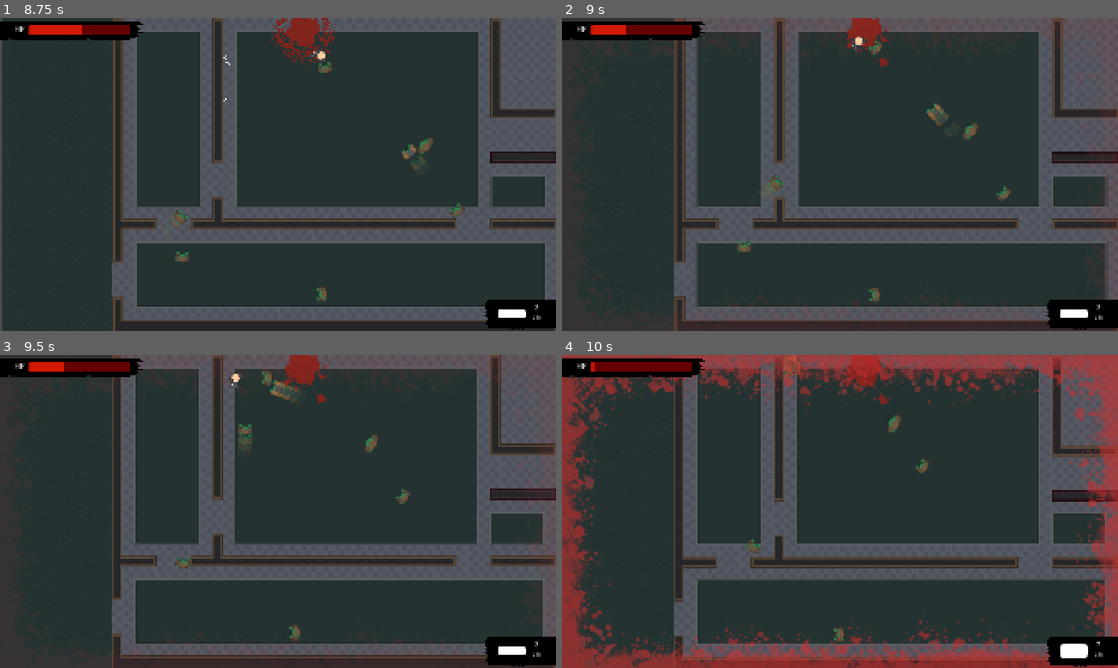
Above: before the commit, frames 1-4 (two rows, left to right).
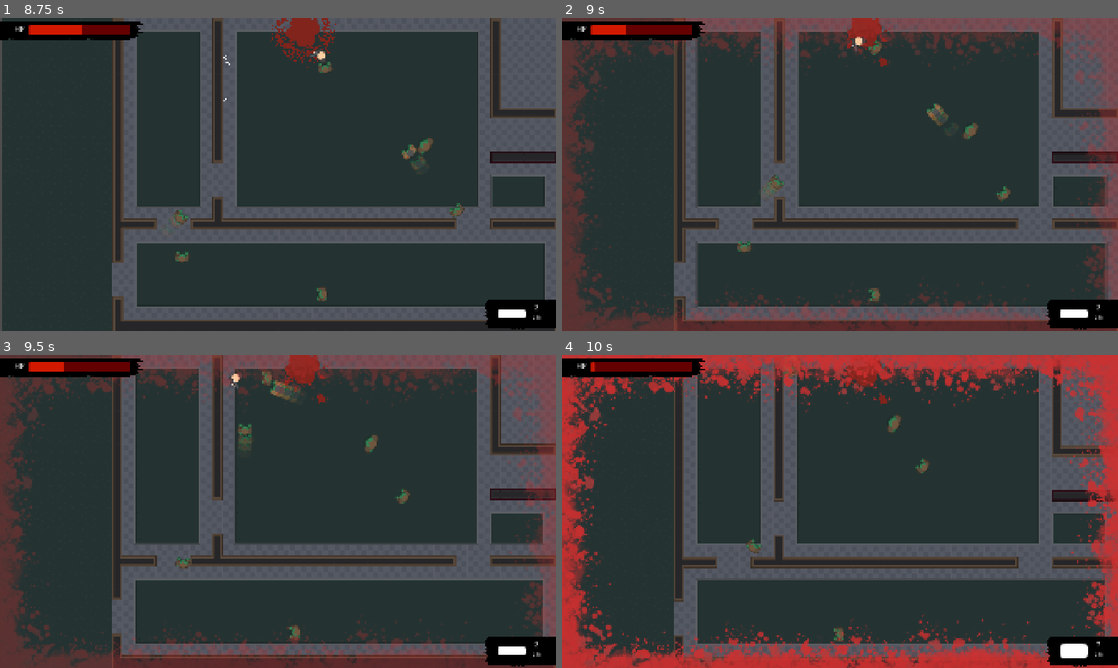
Above: after the commit, the same moments.

Repository: noor-shalaby/velvet-venom
Game: Godot game, scene res://scenes/levels/test_level1_base.tscn
Two runs of this game, one before a commit and one after it. Both use one fixed random seed, a clock stepped at 60 frames per second and the inputs below. This scene is started directly instead of the project's main scene. Sound files missing from this copy of the repository are replaced by a short silence.
Inputs (mouse positions are in pixels of both pictures, inside the frame that each line leads up to):
- Up to frame 1 (8.75 s): tap Enter (ui_accept) at 0.5, 0.77, 1.52, 3.02, 3.77, 4.52, 6.02, 6.77, 7.52 s; move the mouse to (250, 237) at 0.52 s; hold Shift (dash) 0.53-1.28 s; hold Up (ui_up) 0.53-2.03 s; move the mouse to (444, 221) at 1.27 s; click (444, 221) at 1.35 s; move the mouse to (111, 127) at 2.02 s; hold Right mouse button (fire_alt) 2.03-2.78 s; hold A (left) 2.03-3.53 s; move the mouse to (305, 174) at 2.77 s; tap 1 (gun) at 2.85 s; move the mouse to (194, 96) at 3.52 s; hold S (down) 3.53-4.28 s; hold 2 (machinegun) 3.53-4.28 s; move the mouse to (400, 158) at 4.27 s; hold D (right) 4.28-5.03 s; tap Mouse wheel down (scroll_down) at 4.35 s; move the mouse to (166, 190) at 5.02 s; hold Up (ui_up) 5.03-5.78 s; hold Mouse wheel up (scroll_up) 5.03-5.78 s; move the mouse to (333, 105) at 5.77 s; hold D (right) 5.78-8.03 s; tap 3 (shotgun) at 5.85 s; move the mouse to (250, 237) at 6.52 s; hold F (suck) 6.53-7.28 s; move the mouse to (444, 221) at 7.27 s; tap Shift (dash) at 7.35 s; move the mouse to (111, 127) at 8.02 s; press the mouse at (111, 127) at 8.03 s; hold S (down) from 8.03 s (still down)
- Up to frame 2 (9 s): move the mouse to (867, 174) at 8.77 s; release S (down) at 8.78 s; release the mouse at (867, 174) at 8.78 s; hold A (left) from 8.78 s (still down); right-click (867, 174) at 8.85 s
- Up to frame 3 (9.5 s): keep holding A (left); tap Enter (ui_accept) at 9.02 s
- Up to frame 4 (10 s): move the mouse to (756, 433) at 9.52 s; release A (left) at 9.53 s; hold Up (ui_up) from 9.53 s (still down); hold 1 (gun) from 9.53 s (still down); tap Enter (ui_accept) at 9.77 s

Frame 1 is identical in both runs. In frame 2, 12% of the frame differs, in the area x 0-100%, y 0-100%; in frame 3, 12%; in frame 4, 16%.

Commit message:
increased the visibility and threshold of the HUD BloodOverlay

Diff:
--- a/scripts/ui/hud.gd
+++ b/scripts/ui/hud.gd
@@ -1,7 +1,8 @@
 extends CanvasLayer
 
 
-const BLOOD_OVERLAY_THRESHOLD: float = 0.4
+const BLOOD_OVERLAY_THRESHOLD: float = 0.5
+const BLOOD_OVERLAY_VISIBILITY_MULTIPLIER: float = 2.0
 
 @onready var control: Control = $Control
 @onready var blood_overlay: TextureRect = $Control/BloodOverlay
@@ -41,7 +42,7 @@
 func _update_player_hp(new_value: float, max_value: float) -> void:
 	var tween: Tween = create_tween().set_parallel(true)
 	tween.tween_property(hp_bar, "value", (new_value / max_value) * 100, 0.1)
-	tween.tween_property(blood_overlay, "modulate:a", (((max_value - new_value) / max_value) - (1.0 - BLOOD_OVERLAY_THRESHOLD)) * 1.7, 0.1)
+	tween.tween_property(blood_overlay, "modulate:a", (((max_value - new_value) / max_value) - (1.0 - BLOOD_OVERLAY_THRESHOLD)) * BLOOD_OVERLAY_VISIBILITY_MULTIPLIER, 0.1)
 
 func _update_player_weapon(new_weapon_name: String) -> void:
 	weapon_rect.texture = WEAPON_TEXTURES[new_weapon_name]
@@ -54,7 +55,6 @@
 
 
 func disappear() -> void:
-	print("hey")
 	var tween: Tween = create_tween()
 	tween.tween_property(control, "modulate:a", 0.0, 0.1)
 	await tween.finished
Not shown, changed: devlog.txt
